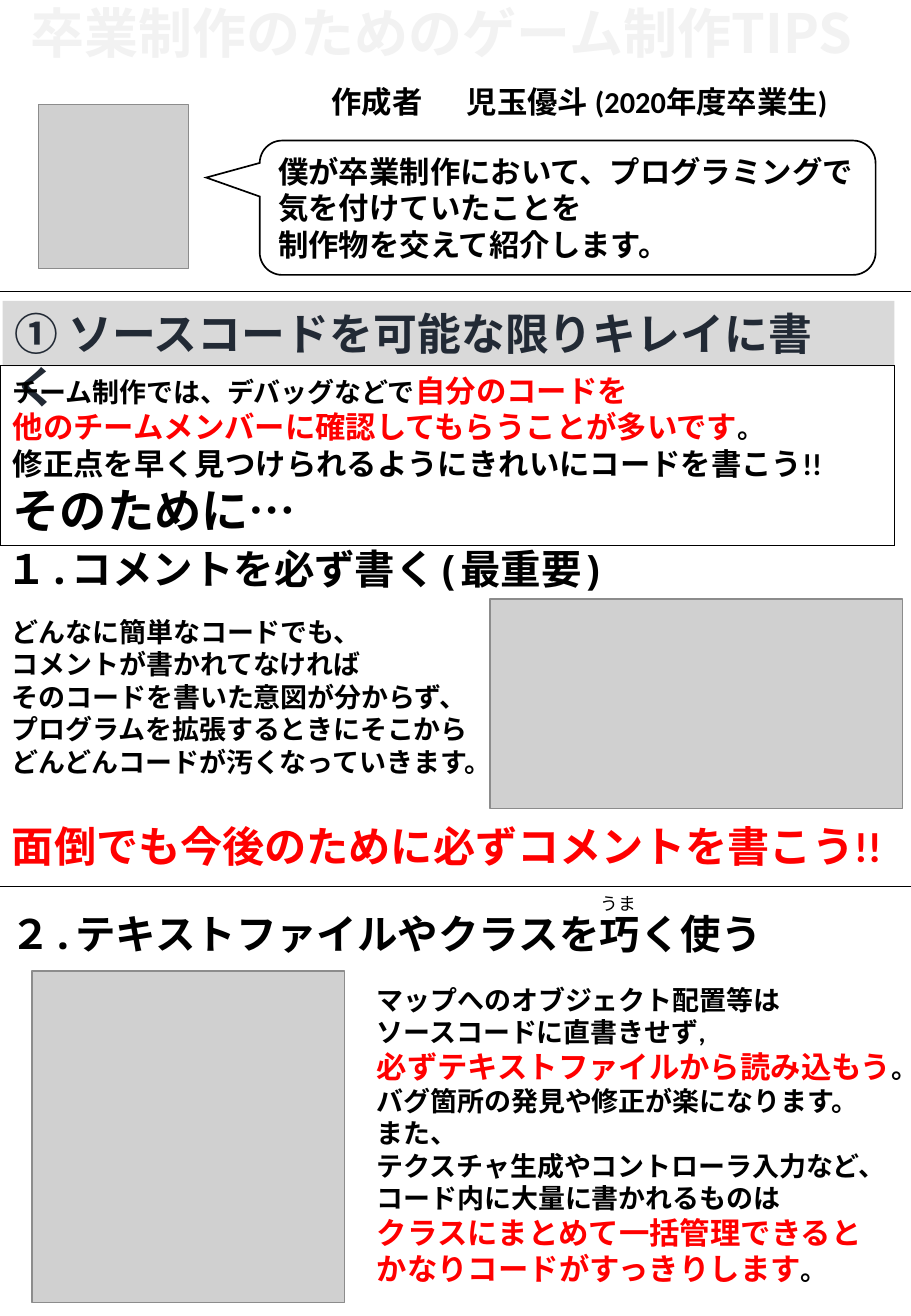
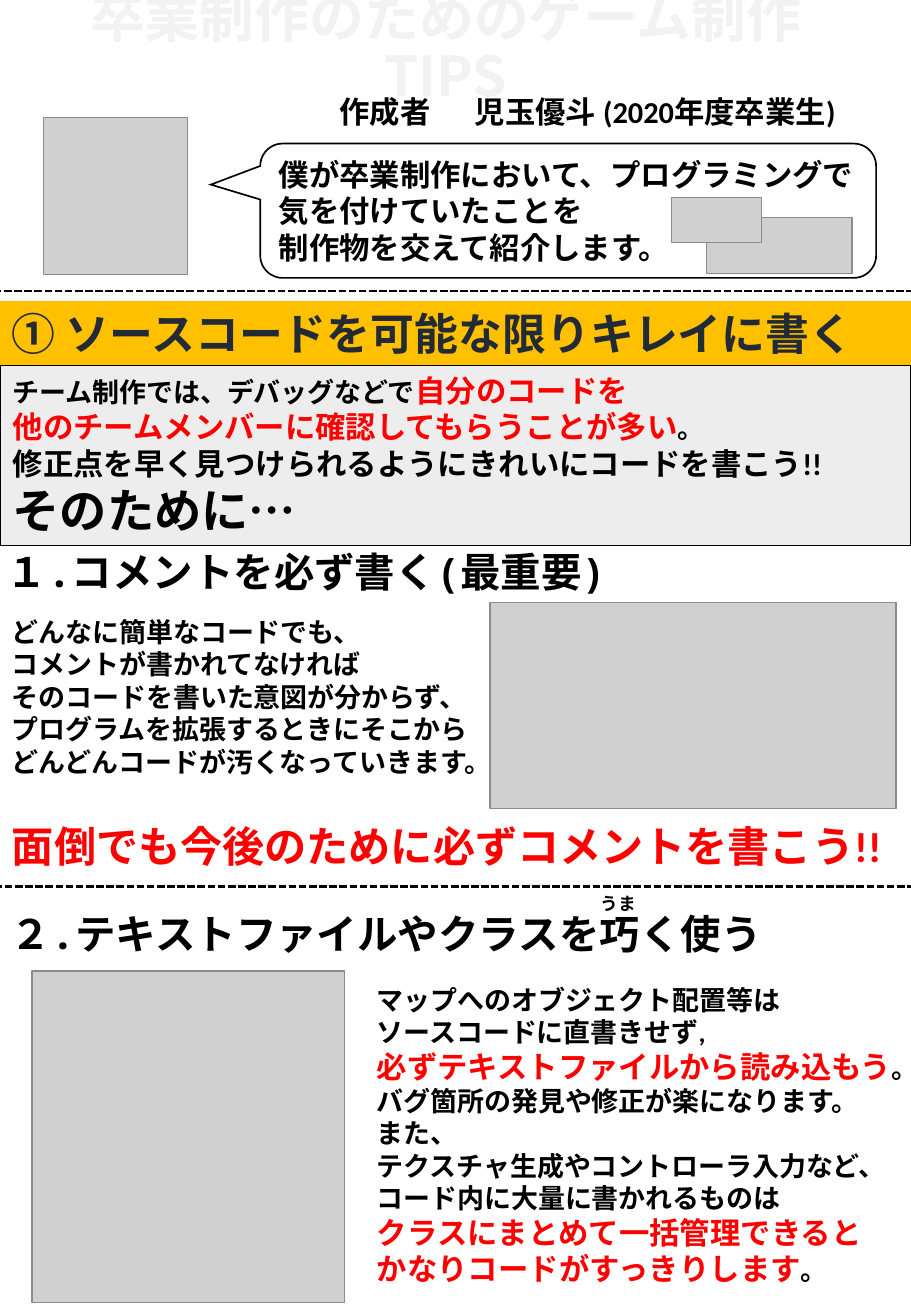
Before and after one commit to MikiyaMeguro/TEAM_B_OPEN, a slide deck: slide 1 of アーカイブ用/パワポ用/卒業制作のためのゲーム制作TIPS.pptx. Drawn at 911x1316 pixels with LibreOffice and Linux fonts; fonts in the diff are those of the drawing; grey boxes stand for pictures. Boxes give left, top, right and bottom in pixels: in the first picture for what was removed or moved away, otherwise in the second. Text is boxed around its words. In the diff, an @@ line names an element or a change of style, - is before the commit and + after.

```diff
--- a/アーカイブ用/パワポ用/卒業制作のためのゲーム制作TIPS.pptx
+++ b/アーカイブ用/パワポ用/卒業制作のためのゲーム制作TIPS.pptx
@@ picture resized from (x1=39, y1=104, x2=189, y2=268) to (x1=44, y1=118, x2=187, y2=275) @@
@@ subtitle "作成者 児玉優斗 (2020年度卒業生)" moved from (x1=331, y1=87, x2=827, y2=118) to (x1=340, y1=97, x2=835, y2=128) @@
@@ title added at (x1=385, y1=97, x2=508, y2=110), 32.5 pt, text #F2F2F2, bold @@
+卒業制作のためのゲーム制作TIPS
@@ rounded speech box "僕が卒業制作において、プログラミングで気を付けていたことを" at (x1=260, y1=143, x2=876, y2=278): proportions changed @@
@@ picture added at (x1=672, y1=198, x2=762, y2=243) @@
@@ picture added at (x1=707, y1=217, x2=853, y2=273) @@
@@ line (0, 292) - (911, 292): stroke #000000 0.5 pt to #000000 1.5 pt dashed @@
@@ rectangle "① ソースコードを可能な限りキレイに書く" resized from (x1=2, y1=301, x2=894, y2=367) to (x1=0, y1=301, x2=911, y2=367) @@
@@ rectangle "① ソースコードを可能な限りキレイに書く" at (x1=0, y1=301, x2=911, y2=367): fill #D9D9D9 to #FFC000 @@
@@ rectangle "チーム制作では、デバッグなどで自分のコードを" resized from (x1=1, y1=366, x2=895, y2=545) to (x1=1, y1=366, x2=911, y2=545) @@
@@ rectangle "チーム制作では、デバッグなどで自分のコードを" at (x1=1, y1=366, x2=911, y2=545): fill none to #EDEDED @@
@@ text in rectangle at (x1=13, y1=412, x2=704, y2=441): text changed @@
-他のチームメンバーに確認してもらうことが多いです。
+他のチームメンバーに確認してもらうことが多い。
@@ text "１.コメントを必ず書く(最重要)" rewrapped from (x1=7, y1=545, x2=606, y2=591) to (x1=7, y1=552, x2=606, y2=594) @@
@@ picture resized from (x1=490, y1=599, x2=902, y2=808) to (x1=490, y1=602, x2=895, y2=809) @@
@@ line (0, 887) - (911, 887): stroke #000000 0.5 pt to #000000 1.5 pt dashed @@
@@ text "うま" at (x1=601, y1=895, x2=636, y2=911): bold on @@
```
Also in this commit, not shown: 1 other slide changed.
